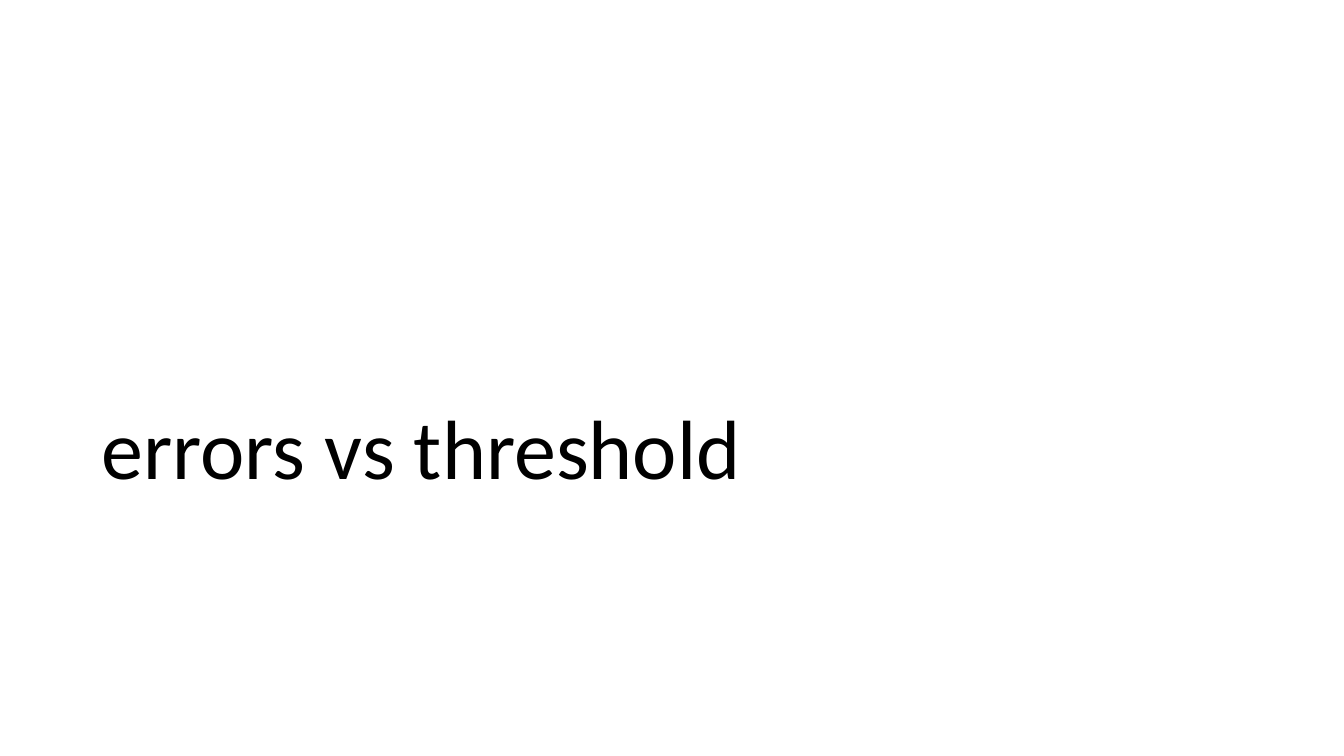
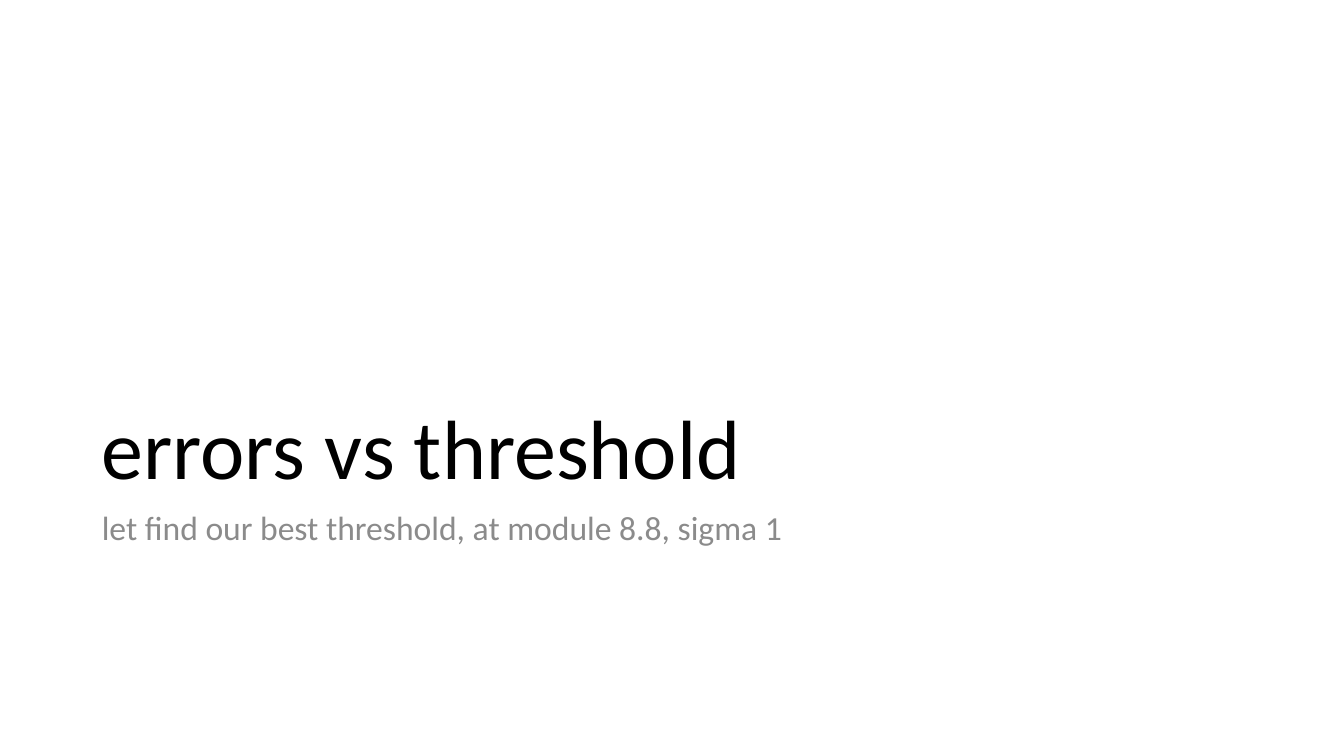
Before and after one commit to lisrael1/quants, a slide deck: slide 9 of code/results/detecting output dist/tail odds at U vs N.pptx (slide 7 before the commit). Drawn at 1344x756 pixels with LibreOffice and Linux fonts; fonts in the diff are those of the drawing. Boxes give left, top, right and bottom in pixels: in the first picture for what was removed or moved away, otherwise in the second. Text is boxed around its words. In the diff, an @@ line names an element or a change of style, - is before the commit and + after.

```diff
--- a/code/results/detecting output dist/tail odds at U vs N.pptx
+++ b/code/results/detecting output dist/tail odds at U vs N.pptx
@@ text added at (102,516,782,546), 24 pt, text #8C8C8C @@
+let find our best threshold, at module 8.8, sigma 1
```
Also in this commit, not shown: 7 other slides changed, 7 slides added, 4 other files.
